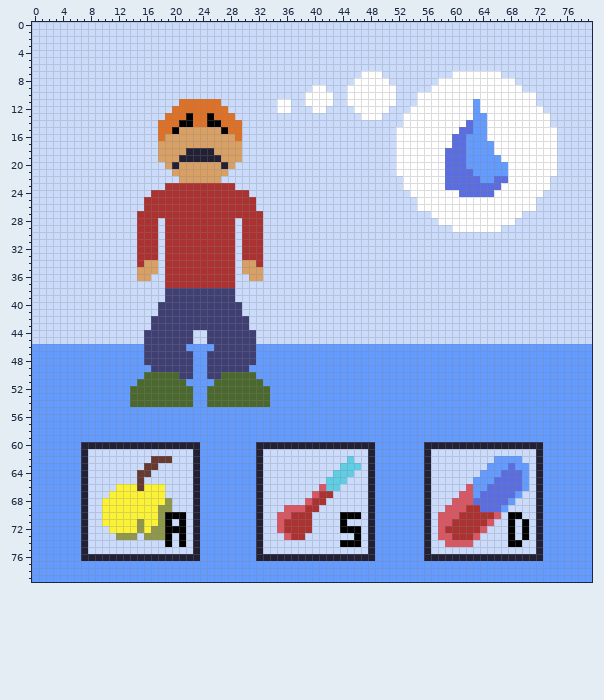
Sprite sheet, stored at assets/bg_notafever.png. Above: the version before the commit.
The file is 80x80 pixels.
And afterwards:
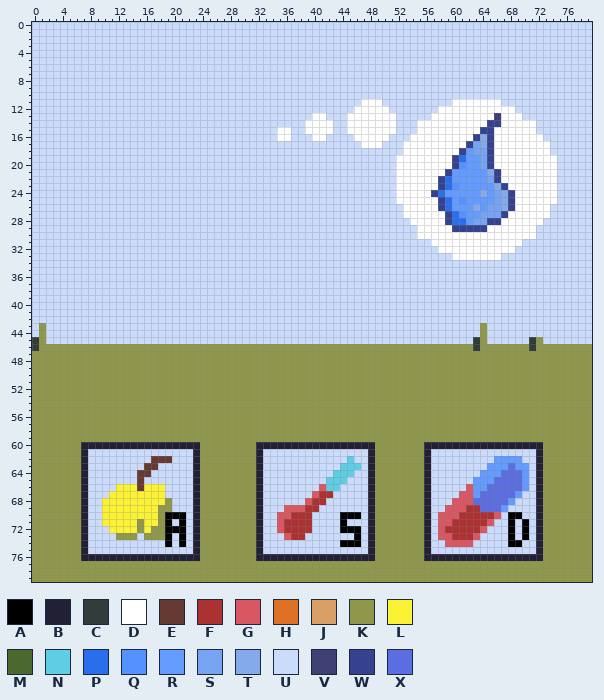
Palette (. is transparent): A #000000  B #222034  C #323c39  D #ffffff  E #663931  F #ac3232  G #d95763  H #df7126  J #d9a066  K #8f974a  L #fbf236  M #4b692f  N #5fcde4  P #296fec  Q #5592ff  R #639bff  S #77a3f3  T #85aaec  U #cbdbfc  V #3f3f74  W #35428f  X #5b6ee1
Diff:
y 7: x 47..49 DDD -> UUU; x 60..66 DDDDDDD -> UUUUUUU
y 8: x 46..50 DDDDD -> UUUUU; x 58..68 DDDDDDDDDDD -> UUUUUUUUUUU
y 9: x 40..41 DD -> UU; x 45..51 DDDDDDD -> UUUUUUU; x 57..69 DDDDDDDDDDDDD -> UUUUUUUUUUUUU
y 10: x 39..42 DDDD -> UUUU; x 45..51 DDDDDDD -> UUUUUUU; x 55..71 DDDDDDDDDDDDDDDDD -> UUUUUUUUUUUUUUUUU
y 11: x 21..26 HHHHHH -> UUUUUU; x 35..36 DD -> UU; x 39..42 DDDD -> UUUU; x 45..46 DD -> UU; x 50..51 DD -> UU; x 55..59 DDDDD -> UUUUU; x 63 R -> D; x 67..71 DDDDD -> UUUUU
y 12: x 20..27 HHHHHHHH -> UUUUUUUU; x 35..36 DD -> UU; x 40..41 DD -> UU; x 54..57 DDDD -> UUUU; x 63 R -> D; x 69..72 DDDD -> UUUU
y 13: x 19..28 HHHAHHAHHH -> UUUUUUUUUU; x 40..41 UU -> DD; x 45..46 UU -> DD; x 50..51 UU -> DD; x 53..56 DDDD -> UUUU; x 63..64 RR -> DD; x 66 D -> V; x 70..73 DDDD -> UUUU
y 14: x 18..29 HHHAAHHAAHHH -> UUUUUUUUUUUU; x 39..42 UUUU -> DDDD; x 45..51 UUUUUUU -> DDDDDDD; x 53..54 DD -> UU; x 62..66 XRRDD -> DDDWW; x 72..73 DD -> UU
y 15: x 18..29 HHAJJJJJJAHH -> UUUUUUUUUUUU; x 35..36 UU -> DD; x 39..42 UUUU -> DDDD; x 45..54 UUUUUUUDDD -> DDDDDDDUUU; x 61..65 XXRRD -> DDDWW; x 72..74 DDD -> UUU
y 16: x 18..29 HJJJJJJJJJJH -> UUUUUUUUUUUU; x 35..36 UU -> DD; x 40..41 UU -> DD; x 46..50 UUUUU -> DDDDD; x 52..53 DD -> UU; x 60..65 XXRRRD -> DDDWTW; x 73..74 DD -> UU
y 17: x 18..29 JJJJJJJJJJJJ -> UUUUUUUUUUUU; x 47..49 UUU -> DDD; x 52 D -> U; x 60..65 XXRRRR -> DDWSTW; x 74 D -> U
y 18: x 18..29 JJJJBBBBJJJJ -> UUUUUUUUUUUU; x 52 D -> U; x 59..61 XXX -> DDW; x 63..65 RRR -> SSW; x 74 D -> U
y 19: x 18..29 JJJBBBBBBJJJ -> UUUUUUUUUUUU; x 59..61 XXX -> DWP; x 64..66 RRR -> SWD
y 20: x 19..28 JBJJJJJJBJ -> UUUUUUUUUU; x 59..61 XXX -> DWQ; x 64..67 RRRR -> SWDD
y 21: x 20..27 JJJJJJJJ -> UUUUUUUU; x 59..62 XXXX -> WRRR; x 65..67 RRR -> TWD
y 22: x 21..26 JJJJJJ -> UUUUUU; x 52 U -> D; x 58..63 DXXXXX -> WPRRRR; x 65..67 RXX -> SWD; x 74 U -> D
y 23: x 19..28 FFFFFFFFFF -> UUUUUUUUUU; x 52 U -> D; x 58..67 DXXXXXXXXD -> WPQRRRRRTW; x 74 U -> D
y 24: x 17..30 FFFFFFFFFFFFFF -> UUUUUUUUUUUUUU; x 52..53 UU -> DD; x 57..68 DDDDXXXXXDDD -> WPRRRRRTRSTW; x 73..74 UU -> DD
y 25: x 16..31 FFFFFFFFFFFFFFFF -> UUUUUUUUUUUUUUUU; x 52..54 UUU -> DDD; x 58..68 DDDDDDDDDDD -> WPRQRRRRSTW; x 72..74 UUU -> DDD
y 26: x 16..31 FFFFFFFFFFFFFFFF -> UUUUUUUUUUUUUUUU; x 53..54 UU -> DD; x 58..68 DDDDDDDDDDD -> WPRRRTRSSTW; x 72..73 UU -> DD
y 27: x 15..32 FFFFFFFFFFFFFFFFFF -> UUUUUUUUUUUUUUUUUU; x 53..56 UUUU -> DDDD; x 59..67 DDDDDDDDD -> WPQRRSSSW; x 70..73 UUUU -> DDDD
y 28: x 15..17 FFF -> UUU; x 19..28 FFFFFFFFFF -> UUUUUUUUUU; x 30..32 FFF -> UUU; x 54..57 UUUU -> DDDD; x 59..66 DDDDDDDD -> WPPRSSWW; x 69..72 UUUU -> DDDD
y 29: x 15..17 FFF -> UUU; x 19..28 FFFFFFFFFF -> UUUUUUUUUU; x 30..32 FFF -> UUU; x 55..64 UUUUUDDDDD -> DDDDDWWWWW; x 67..71 UUUUU -> DDDDD
y 30: x 15..17 FFF -> UUU; x 19..28 FFFFFFFFFF -> UUUUUUUUUU; x 30..32 FFF -> UUU; x 55..71 UUUUUUUUUUUUUUUUU -> DDDDDDDDDDDDDDDDD
y 31: x 15..17 FFF -> UUU; x 19..28 FFFFFFFFFF -> UUUUUUUUUU; x 30..32 FFF -> UUU; x 57..69 UUUUUUUUUUUUU -> DDDDDDDDDDDDD
y 32: x 15..17 FFF -> UUU; x 19..28 FFFFFFFFFF -> UUUUUUUUUU; x 30..32 FFF -> UUU; x 58..68 UUUUUUUUUUU -> DDDDDDDDDDD
y 33: x 15..17 FFF -> UUU; x 19..28 FFFFFFFFFF -> UUUUUUUUUU; x 30..32 FFF -> UUU; x 60..66 UUUUUUU -> DDDDDDD
y 34: x 15..17 FJJ -> UUU; x 19..28 FFFFFFFFFF -> UUUUUUUUUU; x 30..32 JJF -> UUU
y 35: x 15..17 JJJ -> UUU; x 19..28 FFFFFFFFFF -> UUUUUUUUUU; x 30..32 JJJ -> UUU
y 36: x 15..16 JJ -> UU; x 19..28 FFFFFFFFFF -> UUUUUUUUUU; x 31..32 JJ -> UU
y 37: x 19..28 FFFFFFFFFF -> UUUUUUUUUU
y 38..39: x 19..28 VVVVVVVVVV -> UUUUUUUUUU
y 40..41: x 18..29 VVVVVVVVVVVV -> UUUUUUUUUUUU
y 42: x 17..30 VVVVVVVVVVVVVV -> UUUUUUUUUUUUUU
y 43: x 1 U -> K; x 17..30 VVVVVVVVVVVVVV -> UUUUUUUUUUUUUU; x 64 U -> K
y 44: x 1 U -> K; x 16..22 VVVVVVV -> UUUUUUU; x 25..31 VVVVVVV -> UUUUUUU; x 64 U -> K
y 45: x 0..1 UU -> CK; x 16..22 VVVVVVV -> UUUUUUU; x 25..31 VVVVVVV -> UUUUUUU; x 63..64 UU -> CK; x 71..72 UU -> CK
y 46: x 0..79 RRRRRRRRRRRRRRRRVVVVVVRRRRVVVVVVRRRRRRRRRRRRRRRRRRRRRRRRRRRRRRRRRRRRRRRRRRRRRRRR -> CKKKKKKKKKKKKKKKKKKKKKKKKKKKKKKKKKKKKKKKKKKKKKKKKKKKKKKKKKKKKKKCKKKKKKKCKKKKKKKK
y 47..48: x 0..79 RRRRRRRRRRRRRRRRVVVVVVVRRVVVVVVVRRRRRRRRRRRRRRRRRRRRRRRRRRRRRRRRRRRRRRRRRRRRRRRR -> KKKKKKKKKKKKKKKKKKKKKKKKKKKKKKKKKKKKKKKKKKKKKKKKKKKKKKKKKKKKKKKKKKKKKKKKKKKKKKKK
y 49: x 0..79 RRRRRRRRRRRRRRRRRVVVVVVRRVVVVVVRRRRRRRRRRRRRRRRRRRRRRRRRRRRRRRRRRRRRRRRRRRRRRRRR -> KKKKKKKKKKKKKKKKKKKKKKKKKKKKKKKKKKKKKKKKKKKKKKKKKKKKKKKKKKKKKKKKKKKKKKKKKKKKKKKK
y 50: x 0..79 RRRRRRRRRRRRRRRRMMMMMVVRRVVMMMMMRRRRRRRRRRRRRRRRRRRRRRRRRRRRRRRRRRRRRRRRRRRRRRRR -> KKKKKKKKKKKKKKKKKKKKKKKKKKKKKKKKKKKKKKKKKKKKKKKKKKKKKKKKKKKKKKKKKKKKKKKKKKKKKKKK
y 51: x 0..79 RRRRRRRRRRRRRRRMMMMMMMRRRRMMMMMMMRRRRRRRRRRRRRRRRRRRRRRRRRRRRRRRRRRRRRRRRRRRRRRR -> KKKKKKKKKKKKKKKKKKKKKKKKKKKKKKKKKKKKKKKKKKKKKKKKKKKKKKKKKKKKKKKKKKKKKKKKKKKKKKKK
y 52..54: x 0..79 RRRRRRRRRRRRRRMMMMMMMMMRRMMMMMMMMMRRRRRRRRRRRRRRRRRRRRRRRRRRRRRRRRRRRRRRRRRRRRRR -> KKKKKKKKKKKKKKKKKKKKKKKKKKKKKKKKKKKKKKKKKKKKKKKKKKKKKKKKKKKKKKKKKKKKKKKKKKKKKKKK
y 55..59: x 0..79 RRRRRRRRRRRRRRRRRRRRRRRRRRRRRRRRRRRRRRRRRRRRRRRRRRRRRRRRRRRRRRRRRRRRRRRRRRRRRRRR -> KKKKKKKKKKKKKKKKKKKKKKKKKKKKKKKKKKKKKKKKKKKKKKKKKKKKKKKKKKKKKKKKKKKKKKKKKKKKKKKK
y 60..76: x 0..6 RRRRRRR -> KKKKKKK; x 24..31 RRRRRRRR -> KKKKKKKK; x 49..55 RRRRRRR -> KKKKKKK; x 73..79 RRRRRRR -> KKKKKKK
y 77..79: x 0..79 RRRRRRRRRRRRRRRRRRRRRRRRRRRRRRRRRRRRRRRRRRRRRRRRRRRRRRRRRRRRRRRRRRRRRRRRRRRRRRRR -> KKKKKKKKKKKKKKKKKKKKKKKKKKKKKKKKKKKKKKKKKKKKKKKKKKKKKKKKKKKKKKKKKKKKKKKKKKKKKKKK
